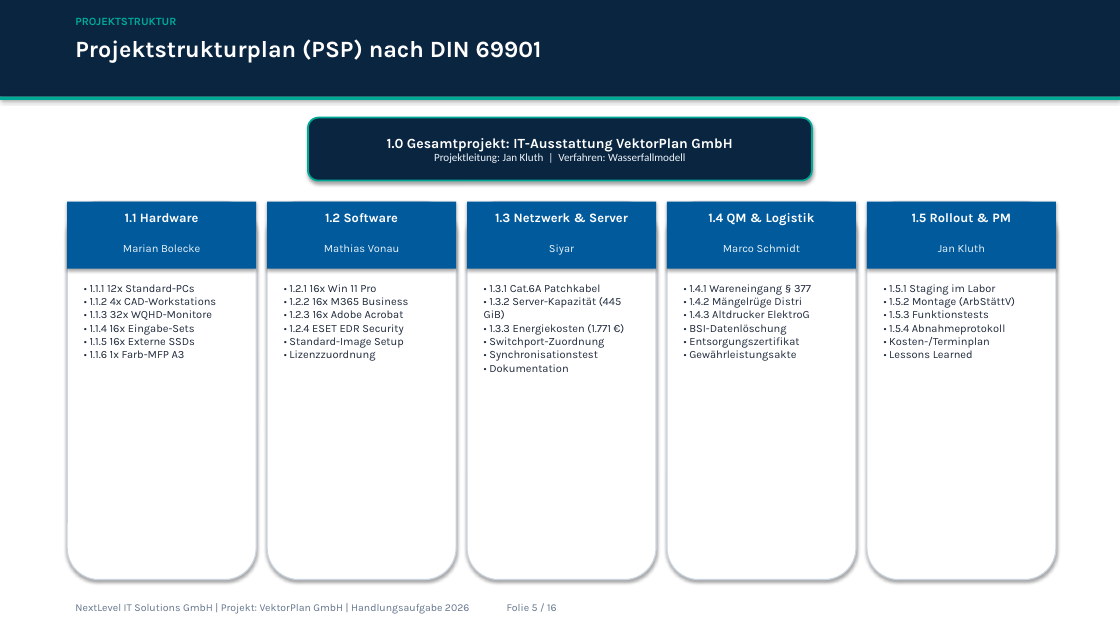
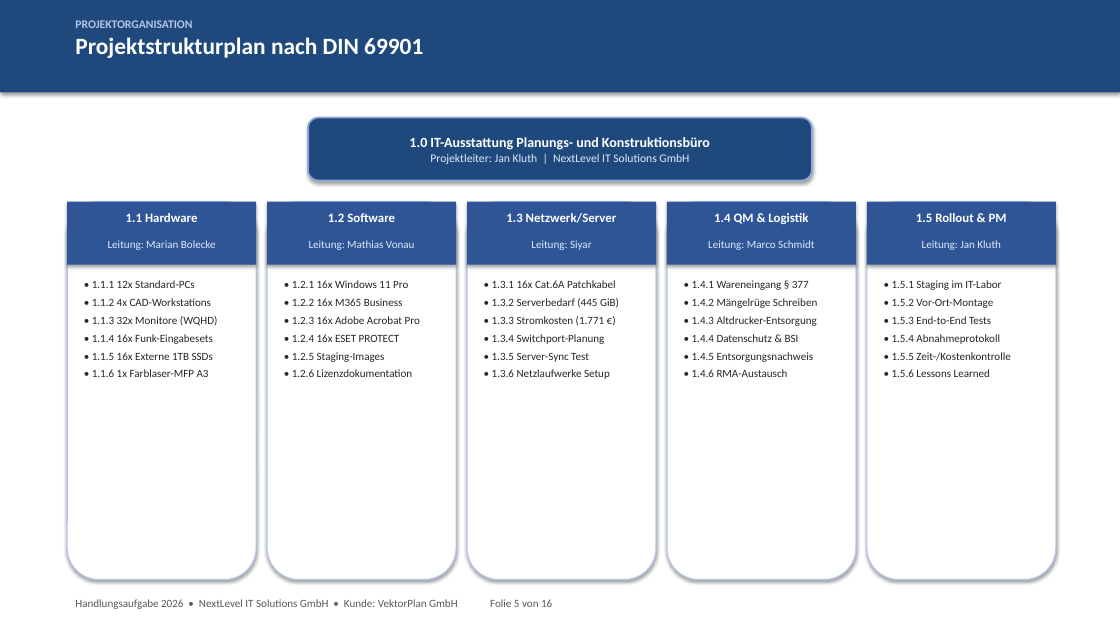
Before and after one commit to kluthjan/projekt_handlungsaufgabe, a slide deck: slide 5 of docs/08_Projektabschluss/Abschlusspraesentation_VektorPlan.pptx. Drawn at 1120x630 pixels with LibreOffice and Linux fonts; fonts in the diff are those of the drawing. Boxes give left, top, right and bottom in pixels: in the first picture for what was removed or moved away, otherwise in the second. Text is boxed around its words. In the diff, an @@ line names an element or a change of style, - is before the commit and + after.

```diff
--- a/docs/08_Projektabschluss/Abschlusspraesentation_VektorPlan.pptx
+++ b/docs/08_Projektabschluss/Abschlusspraesentation_VektorPlan.pptx
@@ rectangle: place and size @@
-rectangle at <box>0,0,1120,97</box>
+rectangle at <box>0,0,1120,92</box>
@@ rectangle at <box>0,0,1120,92</box>: fill #0A2540 to #1F497D @@
@@ text at <box>75,20,423,58</box>: text changed; font Karla to Calibri @@
-Projektstrukturplan (PSP) nach DIN 69901
+PROJEKTORGANISATION
+Projektstrukturplan nach DIN 69901
@@ text removed at <box>75,18,176,25</box> @@
-PROJEKTSTRUKTUR
@@ rectangle removed at <box>0,97,1120,100</box> @@
@@ rounded rectangle "1.0 IT-Ausstattung Planungs- und Konstruktionsbüro" at <box>308,118,812,181</box>: fill #0A2540 to #1F497D; outline #00A896 1.5 pt to #8EA9DB 1.5 pt @@
@@ text in rounded rectangle at <box>409,137,710,164</box>: text changed; size 9.5 to 10 pt; text colour #EBF3FA to #DEEBF7 @@
-1.0 Gesamtprojekt: IT-Ausstattung VektorPlan GmbH
-Projektleitung: Jan Kluth | Verfahren: Wasserfallmodell
+1.0 IT-Ausstattung Planungs- und Konstruktionsbüro
+Projektleiter: Jan Kluth | NextLevel IT Solutions GmbH
@@ rectangle: place and size @@
-rectangle at <box>67,202,256,269</box>
+rectangle at <box>67,202,256,265</box>
@@ rectangle: place and size @@
-rectangle at <box>267,202,456,269</box>
+rectangle at <box>267,202,456,265</box>
@@ rectangle: place and size @@
-rectangle at <box>467,202,656,269</box>
+rectangle at <box>467,202,656,265</box>
@@ rectangle: place and size @@
-rectangle at <box>667,202,856,269</box>
+rectangle at <box>667,202,856,265</box>
@@ font Karla to Calibri in 4 elements at <box>126,213,197,222</box>, <box>328,213,395,222</box>, <box>714,213,808,224</box>, <box>916,213,1007,222</box> @@
@@ outline #CBD5E1 1 pt to #B4C6E7 1 pt in 5 elements at <box>67,202,256,580</box>, <box>267,202,456,580</box>, <box>467,202,656,580</box>, <box>667,202,856,580</box>, <box>867,202,1056,580</box> @@
@@ fill #005A9C to #2F5597 in 5 elements at <box>67,202,256,265</box>, <box>267,202,456,265</box>, <box>467,202,656,265</box>, <box>667,202,856,265</box>, <box>867,202,1056,265</box> @@
@@ rectangle: place and size @@
-rectangle at <box>867,202,1056,269</box>
+rectangle at <box>867,202,1056,265</box>
@@ text at <box>506,213,617,223</box>: text changed; font Karla to Calibri @@
-1.3 Netzwerk & Server
+1.3 Netzwerk/Server
@@ text at <box>108,240,216,250</box>: text changed; font Karla to Calibri; text colour #EBF3FA to #DEEBF7 @@
-Marian Bolecke
+Leitung: Marian Bolecke
@@ text at <box>309,240,415,250</box>: text changed; font Karla to Calibri; text colour #EBF3FA to #DEEBF7 @@
-Mathias Vonau
+Leitung: Mathias Vonau
@@ text at <box>531,240,592,250</box>: text changed; font Karla to Calibri; text colour #EBF3FA to #DEEBF7 @@
-Siyar
+Leitung: Siyar
@@ text at <box>708,240,814,250</box>: text changed; font Karla to Calibri; text colour #EBF3FA to #DEEBF7 @@
-Marco Schmidt
+Leitung: Marco Schmidt
@@ text at <box>922,240,1001,250</box>: text changed; font Karla to Calibri; text colour #EBF3FA to #DEEBF7 @@
-Jan Kluth
+Leitung: Jan Kluth
@@ text at <box>92,280,211,306</box>: font Karla to Calibri, text colour #1E293B to #262626 in "• 1.1.1 12x Standard-PCs", "• 1.1.2 4x CAD-Workstations"; more space between paragraphs @@
@@ text at <box>292,280,408,288</box>: text changed; font Karla to Calibri; text colour #1E293B to #262626 @@
-• 1.2.1 16x Win 11 Pro
+• 1.2.1 16x Windows 11 Pro
@@ text at <box>292,298,403,306</box>: font Karla to Calibri, text colour #1E293B to #262626 in "• 1.2.2 16x M365 Business"; more space between paragraphs @@
@@ text at <box>492,280,619,379</box>: text changed; font Karla to Calibri; text colour #1E293B to #262626 @@
-• 1.3.1 Cat.6A Patchkabel
-• 1.3.2 Server-Kapazität (445 GiB)
-• 1.3.3 Energiekosten (1.771 €)
-• Switchport-Zuordnung
-• Synchronisationstest
-• Dokumentation
+• 1.3.1 16x Cat.6A Patchkabel
+• 1.3.2 Serverbedarf (445 GiB)
+• 1.3.3 Stromkosten (1.771 €)
+• 1.3.4 Switchport-Planung
+• 1.3.5 Server-Sync Test
+• 1.3.6 Netzlaufwerke Setup
@@ text at <box>692,298,817,377</box>: text changed; font Karla to Calibri; text colour #1E293B to #262626 @@
-• 1.4.2 Mängelrüge Distri
-• 1.4.3 Altdrucker ElektroG
-• BSI-Datenlöschung
-• Entsorgungszertifikat
-• Gewährleistungsakte
+• 1.4.2 Mängelrüge Schreiben
+• 1.4.3 Altdrucker-Entsorgung
+• 1.4.4 Datenschutz & BSI
+• 1.4.5 Entsorgungsnachweis
+• 1.4.6 RMA-Austausch
@@ text at <box>692,280,809,290</box>: font Karla to Calibri, text colour #1E293B to #262626 in "• 1.4.1 Wareneingang § 377"; more space between paragraphs @@
@@ text at <box>892,280,1001,324</box>: text changed; font Karla to Calibri; text colour #1E293B to #262626 @@
-• 1.5.1 Staging im Labor
-• 1.5.2 Montage (ArbStättV)
-• 1.5.3 Funktionstests
+• 1.5.1 Staging im IT-Labor
+• 1.5.2 Vor-Ort-Montage
+• 1.5.3 End-to-End Tests
@@ text at <box>92,316,218,377</box>: text changed; font Karla to Calibri; text colour #1E293B to #262626 @@
-• 1.1.3 32x WQHD-Monitore
-• 1.1.4 16x Eingabe-Sets
-• 1.1.5 16x Externe SSDs
-• 1.1.6 1x Farb-MFP A3
+• 1.1.3 32x Monitore (WQHD)
+• 1.1.4 16x Funk-Eingabesets
+• 1.1.5 16x Externe 1TB SSDs
+• 1.1.6 1x Farblaser-MFP A3
@@ text at <box>292,316,420,377</box>: text changed; font Karla to Calibri; text colour #1E293B to #262626 @@
-• 1.2.3 16x Adobe Acrobat
-• 1.2.4 ESET EDR Security
-• Standard-Image Setup
-• Lizenzzuordnung
+• 1.2.3 16x Adobe Acrobat Pro
+• 1.2.4 16x ESET PROTECT
+• 1.2.5 Staging-Images
+• 1.2.6 Lizenzdokumentation
@@ text at <box>892,352,1010,377</box>: text changed; font Karla to Calibri; text colour #1E293B to #262626 @@
-• Kosten-/Terminplan
-• Lessons Learned
+• 1.5.5 Zeit-/Kostenkontrolle
+• 1.5.6 Lessons Learned
@@ text at <box>892,334,1000,344</box>: font Karla to Calibri, text colour #1E293B to #262626 in "• 1.5.4 Abnahmeprotokoll"; more space between paragraphs @@
@@ text at <box>75,599,552,609</box>: text changed; size 9 to 9.5 pt; font Karla to Calibri; text colour #64748B to #595959 @@
-NextLevel IT Solutions GmbH | Projekt: VektorPlan GmbH | Handlungsaufgabe 2026 Folie 5 / 16
+Handlungsaufgabe 2026 • NextLevel IT Solutions GmbH • Kunde: VektorPlan GmbH Folie 5 von 16
```
Also in this commit, not shown: 12 other slides changed, 3 slides added, 3 slides removed, 4 other files.
